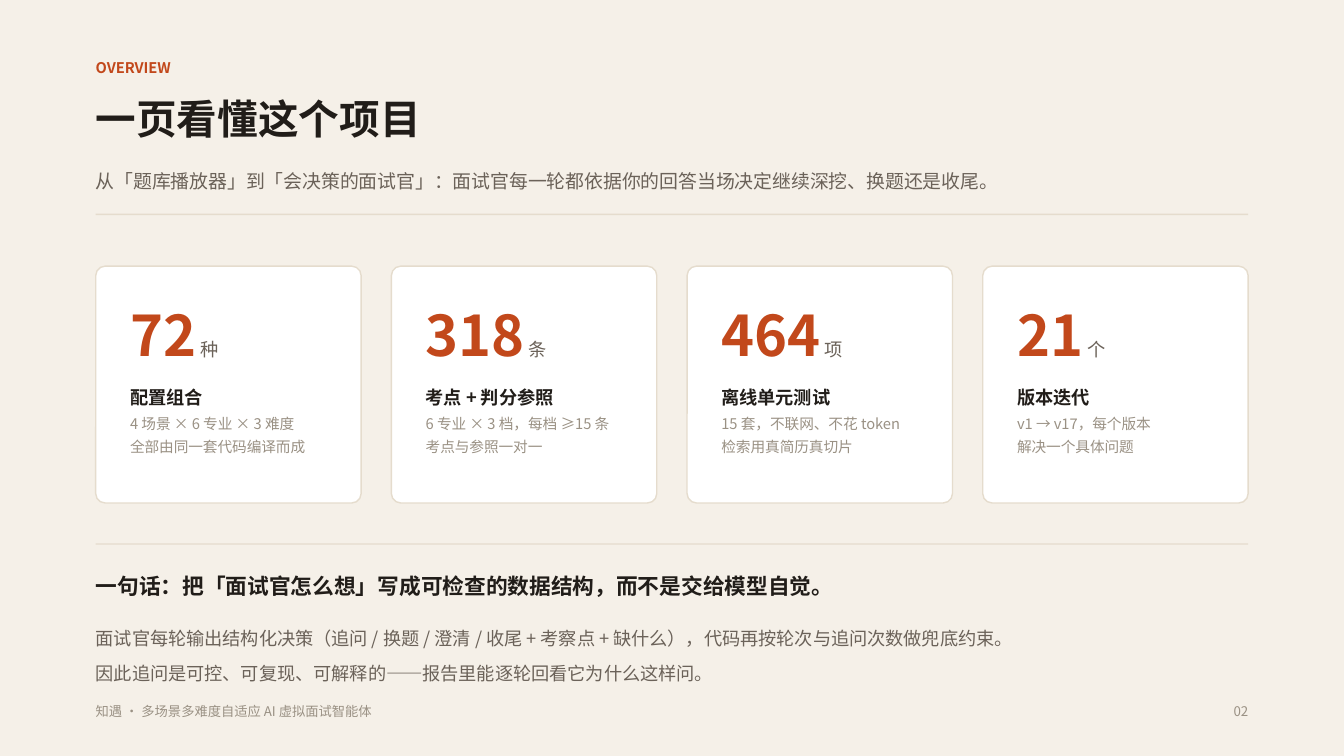
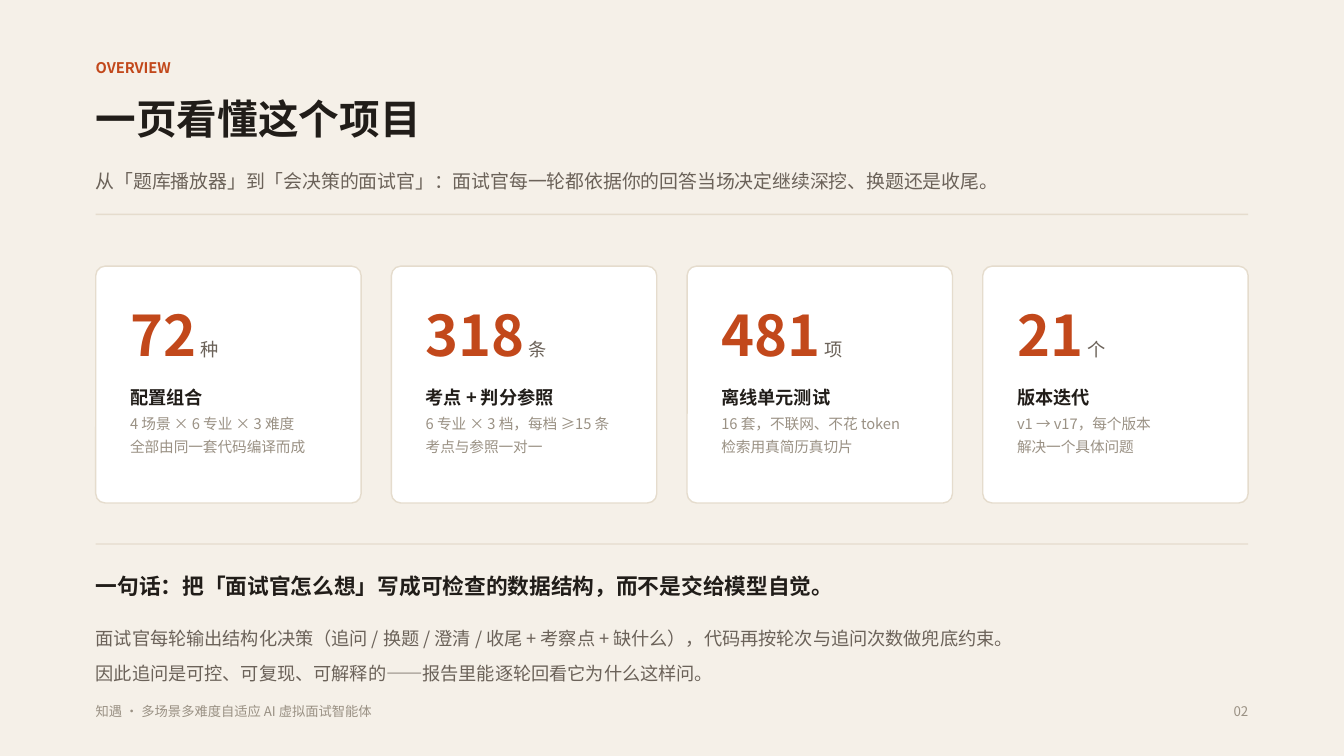
Before and after one commit to shuangxingxi/zhiyu-interview, a slide deck: slide 2 of 知遇-AI虚拟面试官-答辩.pptx. Drawn at 1344x756 pixels with LibreOffice and Linux fonts; fonts in the diff are those of the drawing. Boxes give left, top, right and bottom in pixels: in the first picture for what was removed or moved away, otherwise in the second. Text is boxed around its words. In the diff, an @@ line names an element or a change of style, - is before the commit and + after.

```diff
--- a/知遇-AI虚拟面试官-答辩.pptx
+++ b/知遇-AI虚拟面试官-答辩.pptx
@@ text at [721, 314, 842, 357]: text changed @@
-464 项
+481 项
@@ text at [721, 417, 900, 430]: text changed @@
-15 套，不联网、不花 token
+16 套，不联网、不花 token
```
Also in this commit, not shown: 2 other slides changed, 7 other files.
